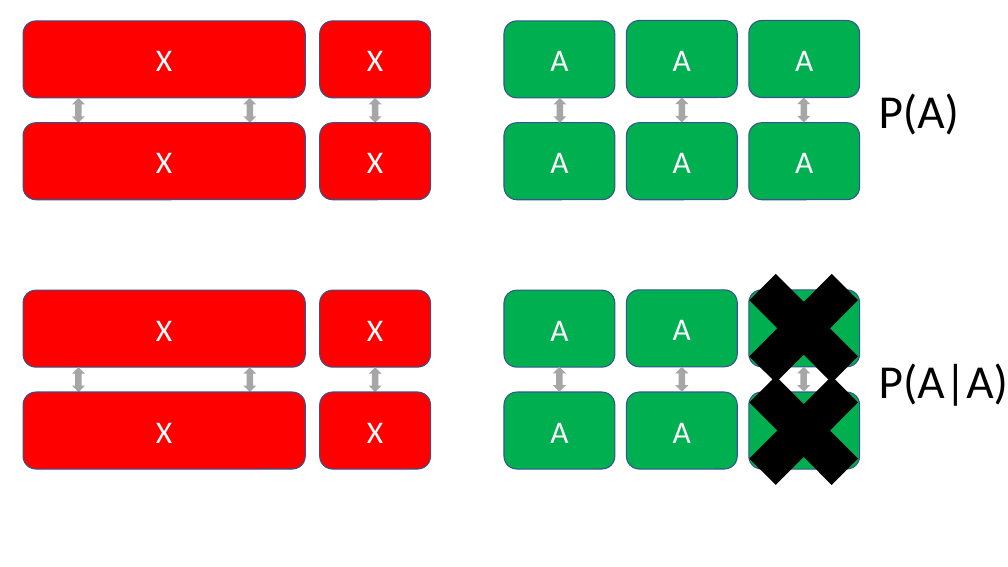
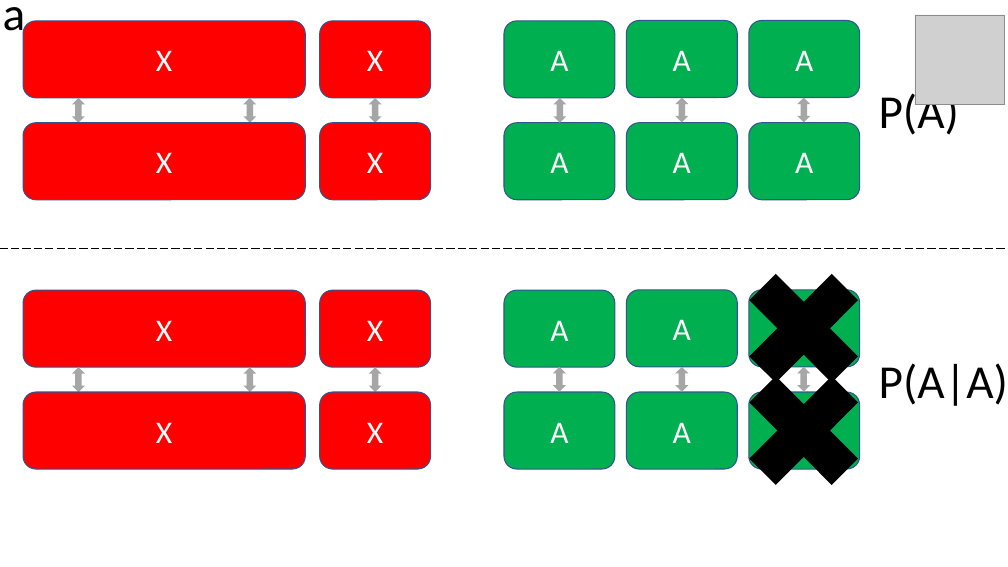
Before and after one commit to coleoguy/Sex-Autosome-Fusion, a slide deck: slide 1 of AppendixFigures.pptx (slide 5 before the commit). Drawn at 1008x567 pixels with LibreOffice and Linux fonts; fonts in the diff are those of the drawing; grey boxes stand for pictures. Boxes give left, top, right and bottom in pixels: in the first picture for what was removed or moved away, otherwise in the second. Text is boxed around its words. In the diff, an @@ line names an element or a change of style, - is before the commit and + after.

```diff
--- a/AppendixFigures.pptx
+++ b/AppendixFigures.pptx
@@ text added at box(3, 7, 26, 43), 45 pt, text #000000 @@
+a
@@ picture added at box(915, 15, 1004, 104) @@
@@ line added from (0, 249) to (1008, 249), #000000 1 pt dashed @@
```
Also in this commit, not shown: 4 other slides changed, 3 other files.
